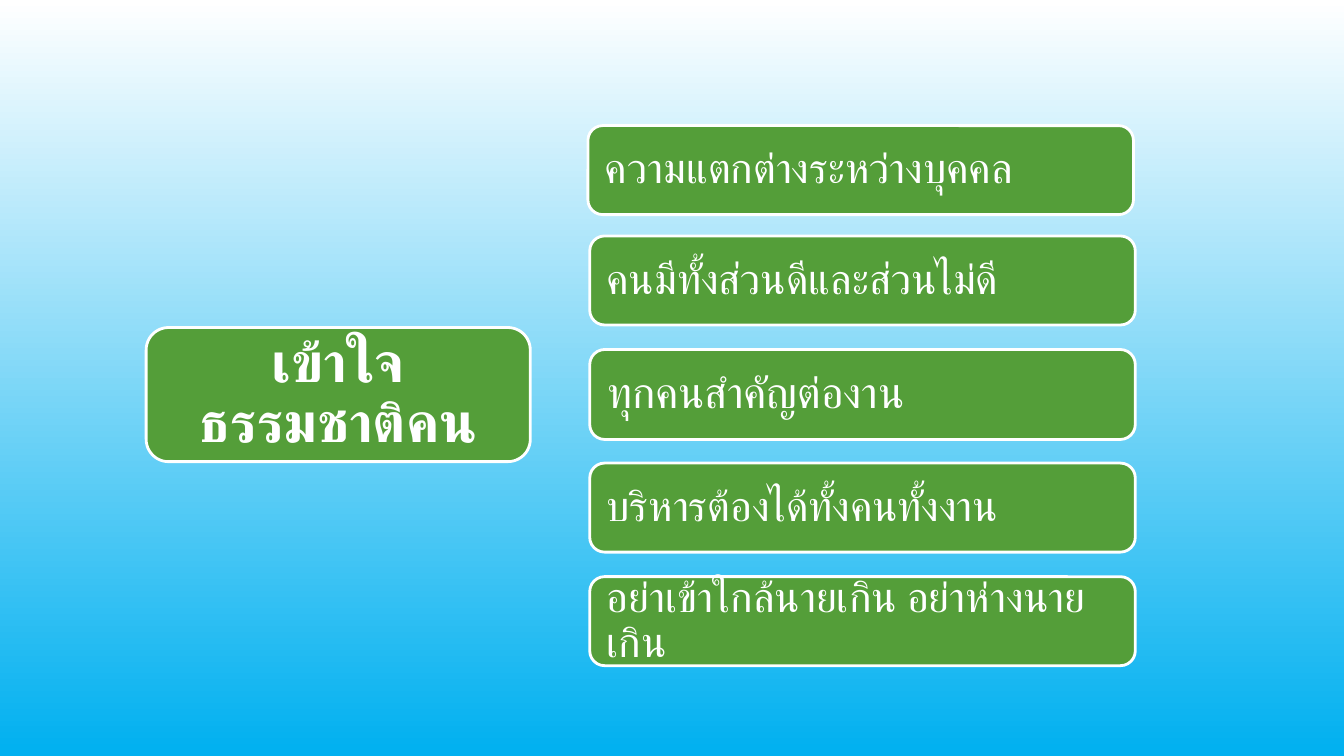
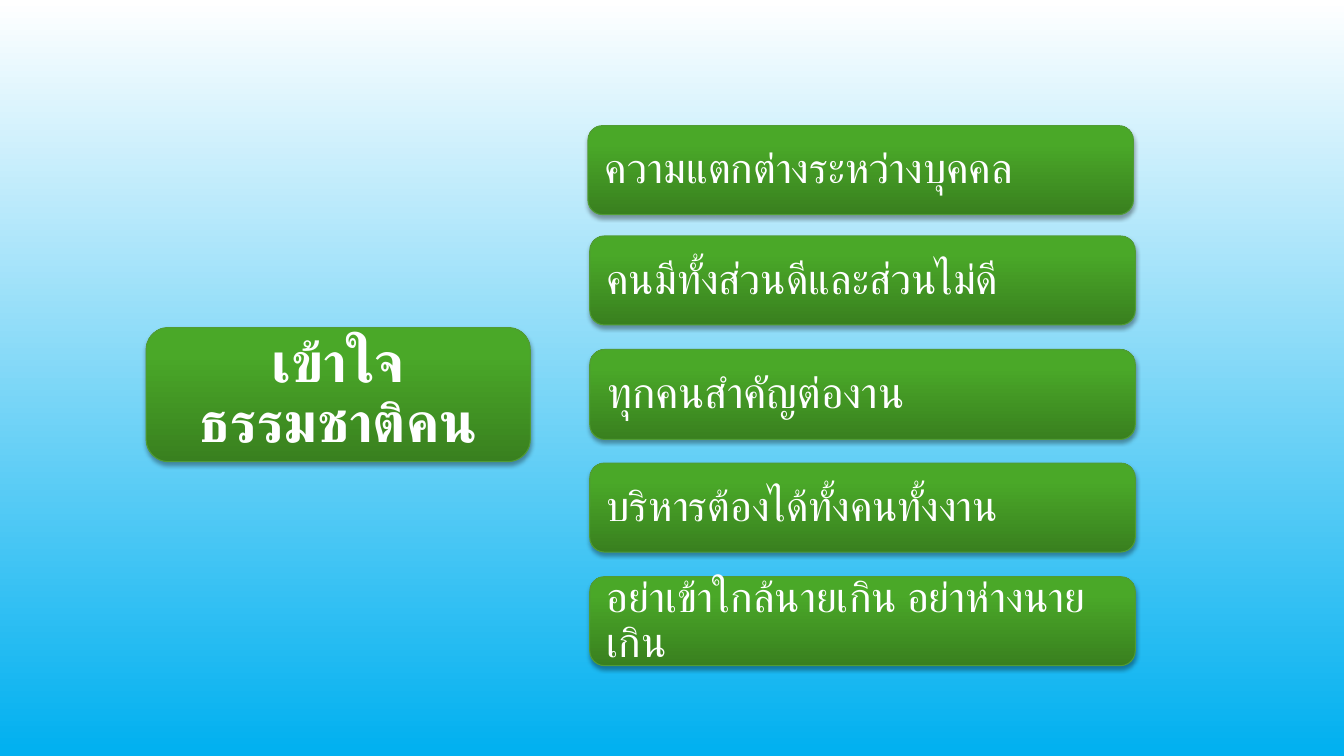
Before and after one commit to joblackpoc/Jobs_SSJ, a slide deck: slide 3 of Jirachart/5ดี5ด้าน.pptx. Drawn at 1344x756 pixels with LibreOffice and Linux fonts; fonts in the diff are those of the drawing. Boxes give left, top, right and bottom in pixels: in the first picture for what was removed or moved away, otherwise in the second. Text is boxed around its words. In the diff, an @@ line names an element or a change of style, - is before the commit and + after.

```diff
--- a/Jirachart/5ดี5ด้าน.pptx
+++ b/Jirachart/5ดี5ด้าน.pptx
@@ fill #549E39 to gradient #39811F to #4BA829 to #4AAB26; outline #FFFFFF 2 pt to #519D35 0.75 pt; shadow on in 6 elements at (590, 236, 1135, 325), (590, 350, 1135, 440), (590, 463, 1135, 552), (590, 577, 1135, 665), (146, 328, 530, 462), (588, 126, 1133, 215) @@
```
Also in this commit, not shown: 5 other slides changed, 1 other file.
